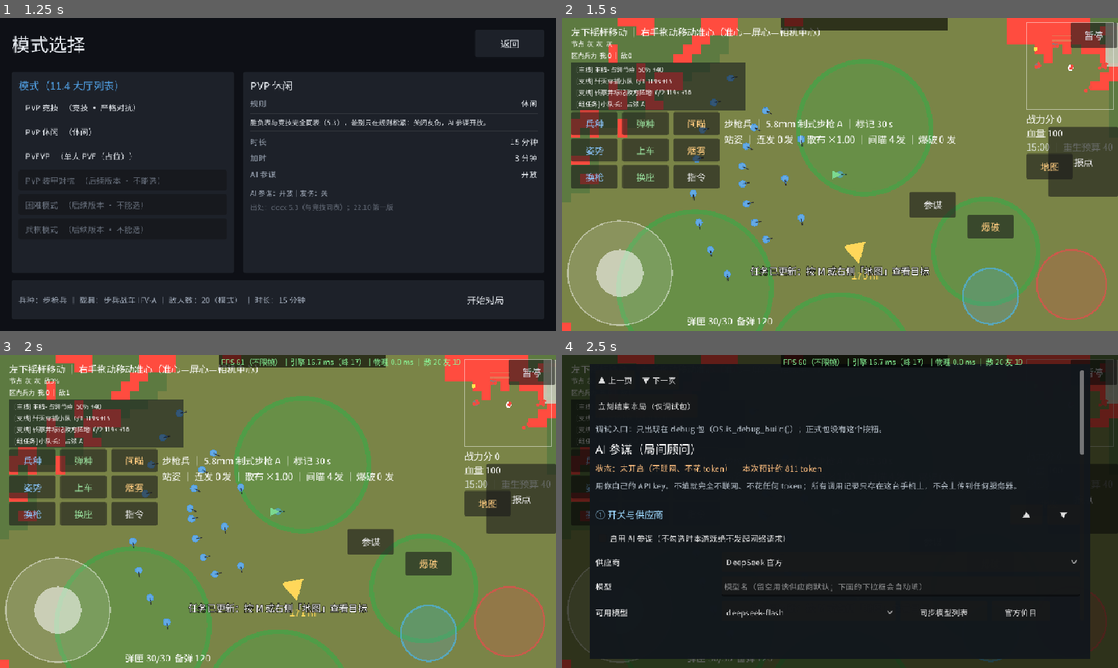
Above: before the commit, frames 1-4 (two rows, left to right).
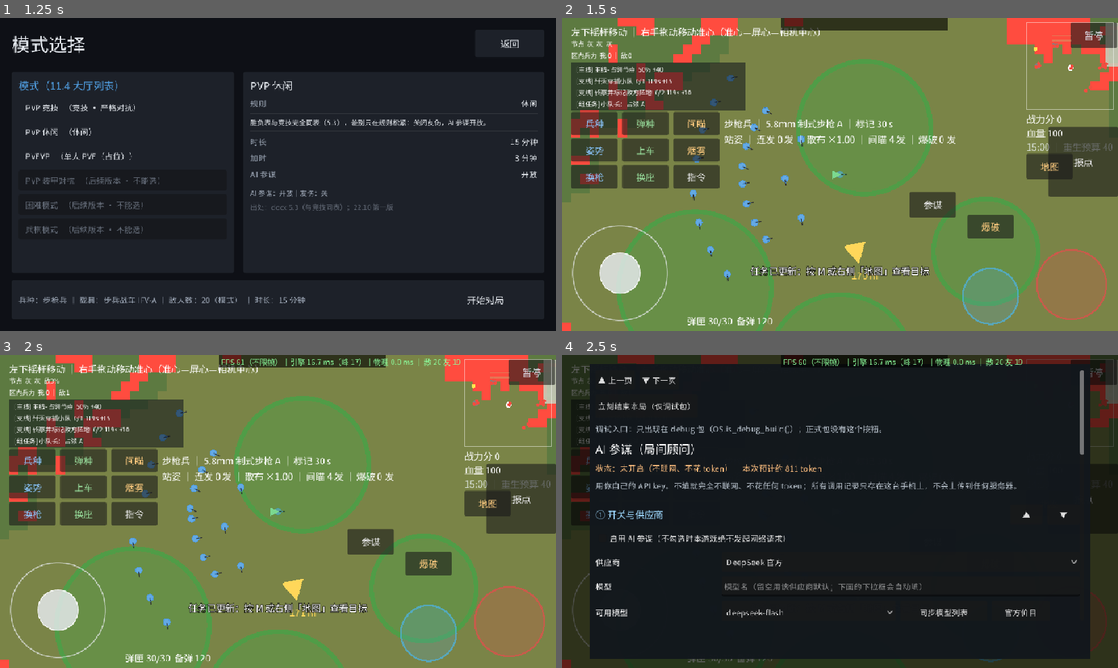
Above: after the commit, the same moments.

Repository: copperbookworm/jieyu-tactics
Game: Godot game, scene res://scenes/app/App.tscn
Two runs of this game, one before a commit and one after it. Both use one fixed random seed, a clock stepped at 60 frames per second and the inputs below.
Inputs:
- Up to frame 1 (1.25 s): click "开始游戏" at 0.5 s
- Up to frame 2 (1.5 s): click "开始对局" at 1.25 s
- Up to frame 3 (2 s): no input
- Up to frame 4 (2.5 s): click "参谋" at 2 s

Frame 1 is identical in both runs. In frame 2, 1.4% of the frame differs, in the area x 0-20%, y 64-99%; in frame 3, 1.4%; in frame 4, 0.1%.

Commit message:
第九十四版 · 美术产线跑通（占位）：batch1 入库 18/18 + ArtAssets 取用层 + 摇杆/标记接贴图
发现并补上「管子不通」：art_manifest.json 是美术与工程的契约，但工程侧原先一点都没读它
（准星/摇杆/标记全是 _draw() 现画的）⇒「入库盘点全绿」与「画面上有东西」是两件事。

1) 占位美术 14 张（按 manifest 的尺寸与路径生成）：
- 4 角色 64×64（俯视圆身 + 朝向楔，四兵种四配色）
- 6 标记 32×32（菱形/方框/下箭头/十字/三叠圆/旗——按形状区分类型的惯例）
- 准星 32×32、九宫格按钮 24×24、摇杆底盘 180×180、摇杆球 81×81
- 全部超采样抗锯齿，配色用工程既有品牌绿 #7bd88f
- check_art_manifest 入库盘点：batch1 4/18 → 18/18（总 18/59），门禁 19/0

2) 新增 systems/art/ArtAssets.gd（美术资产的唯一取用入口）：
- id → 路径 → 纹理收敛到一处；has(id) / texture(id)（懒加载 + 缓存）
- 语义＝文件在就用文件、不在就退回程序绘制 ⇒ 正式美术到位时同名替换即可，工程一行都不用改

3) 接上两处渲染（几何逐字不变，只换形状）：
- 摇杆底盘 + 摇杆球（ui_joystick_base / ui_joystick_knob；81/180 = 0.45 正是程序绘制的球/底半径比）
- 战场标记六种（ui_mark_*，与 MarkSystem.MarkType 同序；用同一 MARK_ICON_RADIUS，位置与大小不变）

4) 有意没接的两处（写了理由）：
- 准星：程序那支是「箭尖＝纹理中心＝屏心、箭身向 -x」的三角箭头，旋转轴在箭尖；占位图是四向十字，
  不满足该约定，直接换会改掉瞄准语义
- 角色 4 张：换贴图要顺带处理俯视朝向旋转

5) 新增 test/art_assets_test.gd（9 条断言）：逐条比对 ArtAssets.PATHS 与 art_manifest.json 的 path
（两边都是手写的，只改一边 = 盘点绿但工程读另一个路径）+ 每张图在磁盘上/能 load/标记数量对齐/null 语义

真机复核：装包进对局，摇杆按贴图渲染（同半径同位置），无 SCRIPT ERROR、无纹理加载报错；
logcat 同时可见第 6 轮的分批推进日志。

验收（本轮真跑，两个退出码都是 0）：
- 单元 62 个测试文件 / 未全绿 0，断言 2201 项（+9）
- 集成冒烟 317 / 0
- 出包 30.4 MB（新增美术 +0.1 MB）
- 规模（LF 字节口径）：含 android/.dsh 不含 addons ⇒ 205 个 .gd / 38511 行；工程主体 ⇒ 198 个 .gd / 37494 行

文档同步：本项目开发进度.txt 新增抬头；docs/美术资产规格.md 新增第八节（入库之后：工程怎么把图用起来）；
docx（.bak130）20.2 +1 段（㉑）、20.5 +1 段；段 1591 → 1593

Diff:
--- /dev/null
+++ b/systems/art/ArtAssets.gd
@@ -0,0 +1,67 @@
+extends RefCounted
+
+## 美术资产的**唯一取用入口**（2026-10-07 第九十四版）。
+##
+## 为什么要有这一层：`assets/spec/art_manifest.json` 是美术与工程之间的契约（名字 / 尺寸 / 目录），
+## 但工程侧原先**一点都没读它** —— 准星、摇杆、标记全是 `_draw()` 现画的，
+## 于是美术把文件放进来了也没人用（入库盘点全绿、画面上毫无变化）。
+## 这一层把「id → 路径 → 纹理」收敛到一处，并统一提供「**文件在就用文件、不在就退回程序绘制**」的语义：
+## 正式美术到位时只要**同名替换文件**，工程一行都不用改。
+##
+## 刻意不写 class_name（引用方 preload），与 Cover.gd 同一约定。
+
+## id → res:// 路径。**与 art_manifest.json 的 path 字段一一对应**，改这里必须同步 manifest。
+const PATHS := {
+	"ui_crosshair": "res://assets/ui/ui_crosshair.png",
+	"ui_button_nineslice": "res://assets/ui/ui_button_nineslice.png",
+	"ui_joystick_base": "res://assets/ui/ui_joystick_base.png",
+	"ui_joystick_knob": "res://assets/ui/ui_joystick_knob.png",
+	"ui_mark_enemy": "res://assets/ui/ui_mark_enemy.png",
+	"ui_mark_vehicle": "res://assets/ui/ui_mark_vehicle.png",
+	"ui_mark_position": "res://assets/ui/ui_mark_position.png",
+	"ui_mark_supply": "res://assets/ui/ui_mark_supply.png",
+	"ui_mark_smoke": "res://assets/ui/ui_mark_smoke.png",
+	"ui_mark_rally": "res://assets/ui/ui_mark_rally.png",
+	"char_rifleman_base": "res://assets/chars/char_rifleman_base.png",
+	"char_marksman_base": "res://assets/chars/char_marksman_base.png",
+	"char_scout_base": "res://assets/chars/char_scout_base.png",
+	"char_engineer_base": "res://assets/chars/char_engineer_base.png",
+}
+
+## 已加载纹理的缓存。**懒加载**：第一次要用才 load，且只 load 一次。
+static var _cache := {}
+
+
+static func path_of(id: String) -> String:
+	return String(PATHS.get(id, ""))
+
+
+## 文件在不在（美术还没画就是 false —— 调用方据此退回程序绘制）
+static func has(id: String) -> bool:
+	var p := path_of(id)
+	return p != "" and ResourceLoader.exists(p)
+
+
+## 取纹理；不在就返回 null
+static func texture(id: String) -> Texture2D:
+	if _cache.has(id):
+		return _cache[id]
+	var tex: Texture2D = null
+	if has(id):
+		tex = load(path_of(id)) as Texture2D
+	_cache[id] = tex
+	return tex
+
+
+## 清缓存（只给测试用：换文件后要能重新加载）
+static func clear_cache() -> void:
+	_cache.clear()
+
+
+## 当前已入库的 id 列表（盘点 / 调试用）
+static func available() -> Array:
+	var out: Array = []
+	for id in PATHS.keys():
+		if has(id):
+			out.append(id)
+	return out
--- /dev/null
+++ b/test/art_assets_test.gd
@@ -0,0 +1,91 @@
+@tool
+extends EditorScript
+
+## 美术取用层自测（2026-10-07 第九十四版）。
+##
+## 钉住的是一条**容易悄悄腐烂**的约定：`systems/art/ArtAssets.gd` 里的 PATHS 必须与
+## `assets/spec/art_manifest.json` 的 path 字段一致。两边都是手写的，迟早会有人只改一边 ——
+## 那时入库盘点（check_art_manifest）会绿，而工程读的是另一个路径（文件在、没人用）。
+
+const ArtAssetsScript := preload("res://systems/art/ArtAssets.gd")
+const MarkSystemScript := preload("res://systems/marks/MarkSystem.gd")
+## 标记 id 表住在 MarkOverlay 里（与类型枚举同序）—— 这里只读它的常量，不实例化节点
+const MarkOverlayIdsScript := preload("res://ui/MarkOverlay.gd")
+const MANIFEST := "res://assets/spec/art_manifest.json"
+
+var _passed := 0
+var _failed := 0
+
+
+func _run() -> void:
+	_test_paths_match_manifest()
+	_test_batch1_present()
+	_test_texture_loads()
+	_test_mark_ids()
+	_test_unresolved_returns_null()
+	print("—— 通过 %d 项 / 失败 %d 项 ——" % [_passed, _failed])
+	if _failed > 0:
+		print("！！ 有 %d 项失败，往上翻看期望与实际" % _failed)
+
+
+func _check(title: String, actual: Variant, expected: Variant) -> void:
+	if actual == expected:
+		_passed += 1
+		print("[OK]   %s" % title)
+	else:
+		_failed += 1
+		print("[FAIL] %s  期望=%s 实际=%s" % [title, str(expected), str(actual)])
+
+
+func _manifest() -> Dictionary:
+	var text := FileAccess.get_file_as_string(MANIFEST)
+	var parsed: Variant = JSON.parse_string(text)
+	return parsed if typeof(parsed) == TYPE_DICTIONARY else {}
+
+
+func _test_paths_match_manifest() -> void:
+	var m := _manifest()
+	_check("能读到美术清单", m.has("assets"), true)
+	var by_id := {}
+	for a in m.get("assets", []):
+		by_id[String((a as Dictionary)["id"])] = String((a as Dictionary)["path"])
+	var mismatched: Array = []
+	for id in ArtAssetsScript.PATHS.keys():
+		var want := String(by_id.get(id, "<清单里没有>"))
+		if want != String(ArtAssetsScript.PATHS[id]):
+			mismatched.append("%s(清单=%s 工程=%s)" % [id, want, ArtAssetsScript.PATHS[id]])
+	_check("ArtAssets.PATHS 与美术清单逐条一致", mismatched, [])
+
+
+func _test_batch1_present() -> void:
+	var missing: Array = []
+	for id in ArtAssetsScript.PATHS.keys():
+		if not ArtAssetsScript.has(String(id)):
+			missing.append(String(id))
+	_check("取用表里的每张图都在磁盘上（入库后才为真）", missing, [])
+
+
+func _test_texture_loads() -> void:
+	ArtAssetsScript.clear_cache()
+	var bad: Array = []
+	for id in ArtAssetsScript.PATHS.keys():
+		if ArtAssetsScript.texture(String(id)) == null:
+			bad.append(String(id))
+	_check("每张图都能 load 成 Texture2D", bad, [])
+
+
+func _test_mark_ids() -> void:
+	var ids: Array = MarkOverlayIdsScript.MARK_ICON_IDS
+	_check("标记图标数量 = MarkType 数量（顺序一一对应）", ids.size(),
+			MarkSystemScript.MarkType.size())
+	var missing: Array = []
+	for id in ids:
+		if not ArtAssetsScript.PATHS.has(String(id)):
+			missing.append(String(id))
+	_check("每个标记图标 id 都在取用表里", missing, [])
+
+
+func _test_unresolved_returns_null() -> void:
+	_check("不存在的 id 返回空路径", ArtAssetsScript.path_of("no_such_asset"), "")
+	_check("不存在的 id has() = false", ArtAssetsScript.has("no_such_asset"), false)
+	_check("不存在的 id 取纹理 = null", ArtAssetsScript.texture("no_such_asset"), null)
--- a/ui/MarkOverlay.gd
+++ b/ui/MarkOverlay.gd
@@ -9,6 +9,13 @@
 
 func setup(marks: MarkSystem) -> void:
 	_marks = marks
+
+
+const ArtAssetsScript := preload("res://systems/art/ArtAssets.gd")
+
+## 标记类型 → 美术 id。**顺序必须与 MarkSystem.MarkType 一致**（ENEMY/VEHICLE/POSITION/SUPPLY/SMOKE/RALLY）。
+const MARK_ICON_IDS := ["ui_mark_enemy", "ui_mark_vehicle", "ui_mark_position",
+		"ui_mark_supply", "ui_mark_smoke", "ui_mark_rally"]
 
 
 func _process(_delta: float) -> void:
@@ -25,6 +32,19 @@
 		var total := maxf(float(mark["duration"]), 0.001)
 		var life := clampf(float(mark["time_left"]) / total, 0.0, 1.0)
 		color.a = 0.35 + 0.6 * life
+		# 美术优先（2026-10-07 第九十四版）：六个标记类型各有一张 32×32 图标，
+		# 尺寸与程序绘制的圆点**逐字一致**（半径 MARK_ICON_RADIUS），所以只是形状变了、位置与大小不变。
+		# 文件不在就退回「圆点 + 时效圈」的程序绘制。
+		var icon: Texture2D = null
+		var type_index := int(mark["type"])
+		if type_index >= 0 and type_index < MARK_ICON_IDS.size():
+			icon = ArtAssetsScript.texture(MARK_ICON_IDS[type_index])
+		if icon != null:
+			var half := GameConfig.MARK_ICON_RADIUS
+			draw_texture_rect(icon,
+					Rect2(mark_position - Vector2(half, half), Vector2(half, half) * 2.0),
+					false, Color(1.0, 1.0, 1.0, color.a))
+			continue
 		draw_circle(mark_position, GameConfig.MARK_ICON_RADIUS, color)
 		draw_arc(mark_position, GameConfig.MARK_ICON_RADIUS * 1.8, 0.0, TAU, 24,
 				Color(color.r, color.g, color.b, color.a * 0.7), 1.5)
--- a/ui/VirtualJoystick.gd
+++ b/ui/VirtualJoystick.gd
@@ -9,6 +9,8 @@
 
 @export var radius: float = 90.0        # px，摇杆行程半径
 @export var dead_zone: float = 0.15     # 归一化死区，小于它输出 0
+
+const ArtAssetsScript := preload("res://systems/art/ArtAssets.gd")
 
 var move_vector: Vector2 = Vector2.ZERO  # 归一化 -1..1，供玩家每帧读取
 
@@ -67,6 +69,20 @@
 
 
 func _draw() -> void:
-	draw_circle(_base_position, radius, Color(1.0, 1.0, 1.0, 0.12))
-	draw_arc(_base_position, radius, 0.0, TAU, 48, Color(1.0, 1.0, 1.0, 0.45), 2.0)
-	draw_circle(_base_position + _knob_offset, radius * 0.45, Color(1.0, 1.0, 1.0, 0.55))
+	# 美术优先（2026-10-07 第九十四版）：ui_joystick_base(180) / ui_joystick_knob(81) 与程序绘制同几何
+	# （81 / 180 = 0.45 = 下面 knob 的比例），所以换成贴图**画面上不会位移或变形**；
+	# 文件不在就退回原来的圆 + 圈程序绘制。正式美术到位时同名替换即可，这里一行都不用改。
+	var base_tex := ArtAssetsScript.texture("ui_joystick_base")
+	var knob_tex := ArtAssetsScript.texture("ui_joystick_knob")
+	if base_tex != null:
+		draw_texture_rect(base_tex, Rect2(_base_position - Vector2(radius, radius),
+				Vector2(radius, radius) * 2.0), false)
+	else:
+		draw_circle(_base_position, radius, Color(1.0, 1.0, 1.0, 0.12))
+		draw_arc(_base_position, radius, 0.0, TAU, 48, Color(1.0, 1.0, 1.0, 0.45), 2.0)
+	var knob_r := radius * 0.45
+	if knob_tex != null:
+		draw_texture_rect(knob_tex, Rect2(_base_position + _knob_offset - Vector2(knob_r, knob_r),
+				Vector2(knob_r, knob_r) * 2.0), false)
+	else:
+		draw_circle(_base_position + _knob_offset, knob_r, Color(1.0, 1.0, 1.0, 0.55))
Binary file added: assets/chars/char_engineer_base.png
Not shown, added: assets/chars/char_engineer_base.png.import
Binary file added: assets/chars/char_marksman_base.png
Not shown, added: assets/chars/char_marksman_base.png.import
Binary file added: assets/chars/char_rifleman_base.png
Not shown, added: assets/chars/char_rifleman_base.png.import
Binary file added: assets/chars/char_scout_base.png
Not shown, added: assets/chars/char_scout_base.png.import
Binary file added: assets/ui/ui_button_nineslice.png
Not shown, added: assets/ui/ui_button_nineslice.png.import
Binary file added: assets/ui/ui_crosshair.png
Not shown, added: assets/ui/ui_crosshair.png.import
(and 21 more such lines)
